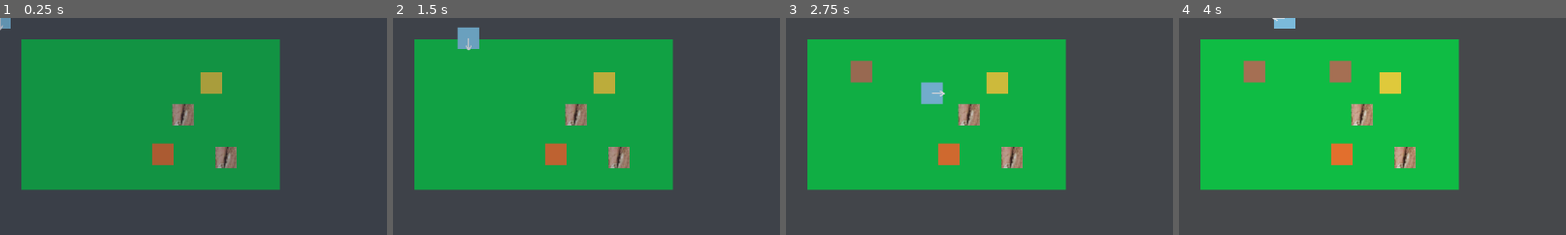
Above: before the commit, frames 1-4 (left to right).
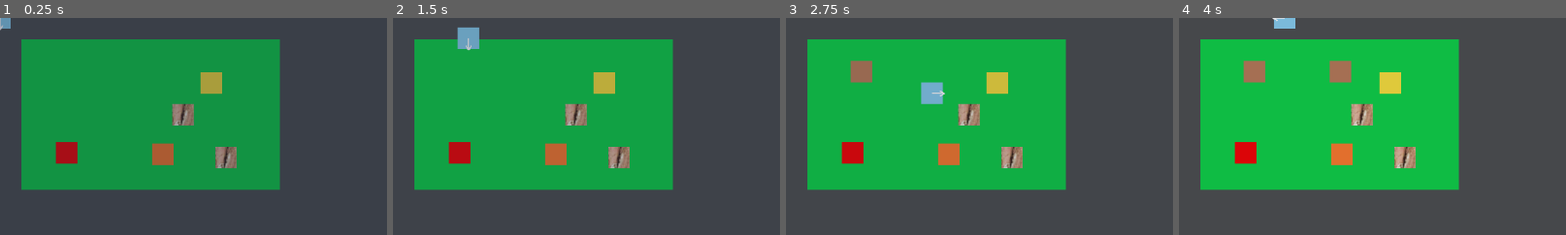
Above: after the commit, the same moments.

Repository: Elias-Fariz/agri-cultured
Game: Godot game, scene res://tscn/Farm.tscn
Same seed, same stepped clock (60 frames per second), same inputs: the game is played once before the commit and once after it.
Inputs:
- Up to frame 1 (0.25 s): no input
- Up to frame 2 (1.5 s): tap Enter at 0.5 s; hold D (move_right) 0.53-1.28 s; hold Space (tool) 0.53-1.28 s; tap P (plant_seed, bound only after the commit) at 0.8, 1.35 s; hold S (move_down) from 1.28 s (still down)
- Up to frame 3 (2.75 s): tap Space (tool) at 1.55 s; release S (move_down) at 2.03 s; hold D (move_right) from 2.03 s (still down); hold E (interact) from 2.03 s (still down); tap P (plant_seed, bound only after the commit) at 2.3 s
- Up to frame 4 (4 s): release D (move_right) at 2.78 s; release E (interact) at 2.78 s; hold W (move_up) 2.78-3.53 s; tap Space (tool) at 2.85 s; hold A (move_left) from 3.53 s (still down); hold P (plant_seed, bound only after the commit) from 3.53 s (still down)
The pictures show only the part of the screen within x 0-50%, y 0-50%; the shares and areas given below are measured in that part.

The runs differ from the first frame. In frame 1, 0.6% of the frame differs, in the area x 14-21%, y 57-68%; in frame 2, 0.6%; in frame 3, 0.6%; in frame 4, 0.6%.

Commit message:
crops, growth, and harvest
added planting crops, waiting days to grow, and harvesting them at full

Diff:
--- a/project.godot
+++ b/project.godot
@@ -57,3 +57,8 @@
 "events": [Object(InputEventKey,"resource_local_to_scene":false,"resource_name":"","device":-1,"window_id":0,"alt_press …(192 unchanged characters)…
 ]
 }
+plant_seed={
+"deadzone": 0.2,
+"events": [Object(InputEventKey,"resource_local_to_scene":false,"resource_name":"","device":-1,"window_id":0,"alt_pressed":false,"shift_pressed":false,"ctrl_pressed":false,"meta_pressed":false,"pressed":false,"keycode":0,"physical_keycode":80,"key_label":0,"unicode":112,"location":0,"echo":false,"script":null)
+]
+}
--- a/scripts/Farm.gd
+++ b/scripts/Farm.gd
@@ -19,15 +19,43 @@
 @export var chops_to_fell: int = 3
 var tree_chops: Dictionary = {}  # { Vector2i: int }
 
+# --- Crop system ---
+@export var crops_source_id: int = 1  # IMPORTANT: set this to crops.png source ID in the Objects TileSet
+
+# Crop definitions: add new crops here later.
+# - stages: atlas coords in crops.png
+# - days: how many days each stage lasts (final stage can be huge like 9999)
+# - harvest_item: what to add to inventory on harvest
+var crop_defs := {
+	"watermelon": {
+		"stages": [Vector2i(0,0), Vector2i(1,0), Vector2i(2,0)],   # seed, stalk, ripe
+		"days":   [1, 1, 9999],                                   # tune this
+		"harvest_item": "Watermelon",
+	}
+}
+
+# crop_state[cell] = { "type": String, "stage": int, "days_left": int }
+var crop_state: Dictionary = {}
+# --- Crop system ---
+
+func _ready() -> void:
+	TimeManager.day_changed.connect(_on_day_changed)
+
+func _on_day_changed(_day: int) -> void:
+	_advance_all_crops_one_day()
+
+
 func _unhandled_input(event: InputEvent) -> void:
 	if event.is_action_pressed("tool"):
 		_tool_action()
+	if event.is_action_pressed("plant_seed"):
+		_try_plant_crop("watermelon")
 
 func _tool_action() -> void:
 	if GameState.is_gameplay_locked():
 		return
 
-	# If player is exhausted, block tool use completely
+	# If exhausted, block tool use
 	if GameState.exhausted and GameState.energy <= 0:
 		print("Too exhausted to use tools!")
 		return
@@ -36,7 +64,7 @@
 	var step := Vector2i(int(player.facing.x), int(player.facing.y))
 	var target_cell := player_cell + step
 
-	# Priority 1: chop tree if present
+	# 1) Trees/rocks first
 	if _cell_has_tree(target_cell):
 		if not GameState.spend_energy(GameState.tool_action_cost):
 			print("No energy to chop!")
@@ -44,14 +72,102 @@
 		_chop_tree(target_cell)
 		return
 
-	# Priority 2: till ground (only if it actually changes a tile)
+	# 2) Harvest ripe crops
+	if _is_crop_ripe(target_cell):
+		if not GameState.spend_energy(GameState.tool_action_cost):
+			print("No energy to harvest!")
+			return
+		_harvest_crop(target_cell)
+		return
+
+	# 3) Otherwise till
 	if _can_till_ground(target_cell):
 		if not GameState.spend_energy(GameState.tool_action_cost):
 			print("No energy to till!")
 			return
 		_try_till_ground(target_cell)
 	else:
-		print("Nothing to till here.")
+		print("Nothing to do here.")
+
+func _try_plant_crop(crop_name: String) -> void:
+	if GameState.is_gameplay_locked():
+		return
+	if not crop_defs.has(crop_name):
+		print("Unknown crop: ", crop_name)
+		return
+
+	var player_cell: Vector2i = ground.local_to_map(ground.to_local(player.global_position))
+	var step := Vector2i(int(player.facing.x), int(player.facing.y))
+	var cell := player_cell + step
+
+	# Must be tilled soil
+	var src := ground.get_cell_source_id(0, cell)
+	var atlas := ground.get_cell_atlas_coords(0, cell)
+	if not (src == ground_source_id and atlas == tilled_coords):
+		print("Not tilled soil; can't plant.")
+		return
+
+	# Must not already have an object/crop there
+	if objects.get_cell_source_id(0, cell) != -1:
+		print("Something already on that tile.")
+		return
+
+	var def: Dictionary = crop_defs[crop_name]
+	var stages: Array = def["stages"]
+	var days: Array = def["days"]
+
+	# Plant stage 0
+	objects.set_cell(0, cell, crops_source_id, stages[0])
+
+	crop_state[cell] = {
+		"type": crop_name,
+		"stage": 0,
+		"days_left": int(days[0])
+	}
+
+	print("Planted ", crop_name, " at ", cell)
+
+
+func _advance_all_crops_one_day() -> void:
+	var cells := crop_state.keys()
+
+	for cell in cells:
+		var data: Dictionary = crop_state[cell]
+		var crop_name := String(data["type"])
+
+		# Crop definition might be missing if you renamed stuff
+		if not crop_defs.has(crop_name):
+			continue
+
+		var def: Dictionary = crop_defs[crop_name]
+		var stages: Array = def["stages"]
+		var days: Array = def["days"]
+
+		var stage: int = int(data["stage"])
+		var days_left: int = int(data["days_left"]) - 1
+		data["days_left"] = days_left
+
+		if days_left > 0:
+			crop_state[cell] = data
+			continue
+
+		# Stage finished, try to advance
+		var next_stage := stage + 1
+
+		# If already final stage, keep it there
+		if next_stage >= stages.size():
+			data["stage"] = stages.size() - 1
+			data["days_left"] = 9999
+			crop_state[cell] = data
+			continue
+
+		# Advance stage
+		data["stage"] = next_stage
+		data["days_left"] = int(days[next_stage])
+		crop_state[cell] = data
+
+		objects.set_cell(0, cell, crops_source_id, stages[next_stage])
+		print(crop_name, " grew to stage ", next_stage, " at ", cell)
 
 func _cell_has_tree(cell: Vector2i) -> bool:
 	# Objects TileMap uses the same cell coordinates if both TileMaps share tile size/origin
@@ -84,3 +200,38 @@
 	var src := ground.get_cell_source_id(0, cell)
 	var atlas := ground.get_cell_atlas_coords(0, cell)
 	return (src == ground_source_id and atlas == grass_coords)
+
+func _get_crop_at(cell: Vector2i) -> Dictionary:
+	if not crop_state.has(cell):
+		return {}
+	return crop_state[cell]
+
+func _is_crop_ripe(cell: Vector2i) -> bool:
+	if not crop_state.has(cell):
+		return false
+
+	var data: Dictionary = crop_state[cell]
+	var crop_name := String(data["type"])
+	if not crop_defs.has(crop_name):
+		return false
+
+	var def: Dictionary = crop_defs[crop_name]
+	var stages: Array = def["stages"]
+	var stage: int = int(data["stage"])
+
+	return stage >= (stages.size() - 1)
+
+func _harvest_crop(cell: Vector2i) -> void:
+	var data: Dictionary = crop_state[cell]
+	var crop_name := String(data["type"])
+	var def: Dictionary = crop_defs[crop_name]
+
+	# Remove the crop tile and its state
+	objects.erase_cell(0, cell)
+	crop_state.erase(cell)
+
+	# Add harvest item to inventory
+	var item := String(def["harvest_item"])
+	GameState.add_item(item)
+
+	print("Harvested ", crop_name, " at ", cell, " -> +1 ", item)
--- /dev/null
+++ b/tscn/Bed.tscn
@@ -0,0 +1,17 @@
+[gd_scene load_steps=4 format=3 uid="uid://be1wby7b2m0st"]
+
+[ext_resource type="Script" uid="uid://cfol50witfnin" path="res://scripts/Bed.gd" id="1_1kd7h"]
+[ext_resource type="Texture2D" uid="uid://cpkecnwhl7wbm" path="res://art/bed.PNG" id="2_i68xo"]
+
+[sub_resource type="RectangleShape2D" id="RectangleShape2D_ur3p0"]
+size = Vector2(32.5, 32)
+
+[node name="Bed" type="Area2D"]
+script = ExtResource("1_1kd7h")
+
+[node name="Sprite2D" type="Sprite2D" parent="."]
+texture = ExtResource("2_i68xo")
+
+[node name="CollisionShape2D" type="CollisionShape2D" parent="."]
+position = Vector2(-0.25, 0)
+shape = SubResource("RectangleShape2D_ur3p0")
--- a/tscn/Farm.tscn
+++ b/tscn/Farm.tscn
@@ -1,15 +1,17 @@
-[gd_scene load_steps=16 format=3 uid="uid://6ni01dvcs2m2"]
+[gd_scene load_steps=19 format=3 uid="uid://6ni01dvcs2m2"]
 
 [ext_resource type="Script" uid="uid://cevvm7fnmvrhe" path="res://scripts/Farm.gd" id="1_vobxb"]
 [ext_resource type="Texture2D" uid="uid://bsldlblkqkem5" path="res://art/tiles.png" id="2_mre8b"]
 [ext_resource type="Texture2D" uid="uid://caerjv5h3fdyv" path="res://art/tree.png" id="3_d13le"]
 [ext_resource type="PackedScene" uid="uid://dv7wem6ftpvdd" path="res://tscn/Player.tscn" id="3_vobxb"]
+[ext_resource type="Texture2D" uid="uid://b6q6p1rqkpdec" path="res://art/crops.png" id="4_stcfw"]
 [ext_resource type="PackedScene" uid="uid://d3xqpf5v6a8cl" path="res://tscn/Chest.tscn" id="5_2ywwf"]
 [ext_resource type="Texture2D" uid="uid://bq8o1e8mbe7qm" path="res://art/door.PNG" id="6_mre8b"]
 [ext_resource type="Script" uid="uid://sh30tjkuwdh7" path="res://scripts/DoorToHouse.gd" id="7_d13le"]
 [ext_resource type="PackedScene" uid="uid://ci8kga43aovsx" path="res://ui/DayNightOverlay.tscn" id="8_2ywwf"]
 [ext_resource type="PackedScene" uid="uid://dtrn2d385g5ul" path="res://ui/InventoryUI.tscn" id="8_og6c6"]
 [ext_resource type="PackedScene" uid="uid://d1qqa5bygrbsp" path="res://ui/HUD.tscn" id="10_1mjdy"]
+[ext_resource type="PackedScene" uid="uid://be1wby7b2m0st" path="res://tscn/Bed.tscn" id="12_b7ap2"]
 
 [sub_resource type="TileSetAtlasSource" id="TileSetAtlasSource_pqap4"]
 texture = ExtResource("2_mre8b")
@@ -28,10 +30,18 @@
 0:0/0 = 0
 0:0/0/physics_layer_0/polygon_0/points = PackedVector2Array(-16, -16, 16, -16, 16, 16, -16, 16)
 
+[sub_resource type="TileSetAtlasSource" id="TileSetAtlasSource_b7ap2"]
+texture = ExtResource("4_stcfw")
+texture_region_size = Vector2i(32, 32)
+0:0/0 = 0
+1:0/0 = 0
+2:0/0 = 0
+
 [sub_resource type="TileSet" id="TileSet_2ywwf"]
 tile_size = Vector2i(32, 32)
 physics_layer_0/collision_layer = 1
 sources/0 = SubResource("TileSetAtlasSource_og6c6")
+sources/1 = SubResource("TileSetAtlasSource_b7ap2")
 
 [sub_resource type="RectangleShape2D" id="RectangleShape2D_og6c6"]
 
@@ -71,3 +81,6 @@
 [node name="InventoryUI" parent="." instance=ExtResource("8_og6c6")]
 
 [node name="HUD" parent="." instance=ExtResource("10_1mjdy")]
+
+[node name="Bed" parent="." instance=ExtResource("12_b7ap2")]
+position = Vector2(99, 201)
--- a/tscn/House.tscn
+++ b/tscn/House.tscn
@@ -8,8 +8,7 @@
 [ext_resource type="PackedScene" uid="uid://ci8kga43aovsx" path="res://ui/DayNightOverlay.tscn" id="6_1y4db"]
 [ext_resource type="PackedScene" uid="uid://dtrn2d385g5ul" path="res://ui/InventoryUI.tscn" id="6_8rafo"]
 [ext_resource type="PackedScene" uid="uid://d1qqa5bygrbsp" path="res://ui/HUD.tscn" id="8_harv6"]
-[ext_resource type="Script" uid="uid://cfol50witfnin" path="res://scripts/Bed.gd" id="9_y3bo4"]
-[ext_resource type="Texture2D" uid="uid://cpkecnwhl7wbm" path="res://art/bed.PNG" id="10_obga2"]
+[ext_resource type="PackedScene" uid="uid://be1wby7b2m0st" path="res://tscn/Bed.tscn" id="9_xjdd2"]
 
 [sub_resource type="TileSetAtlasSource" id="TileSetAtlasSource_bfwu5"]
 texture = ExtResource("1_4ogyy")
@@ -20,9 +19,6 @@
 sources/0 = SubResource("TileSetAtlasSource_bfwu5")
 
 [sub_resource type="RectangleShape2D" id="RectangleShape2D_eym5a"]
-
-[sub_resource type="RectangleShape2D" id="RectangleShape2D_ur3p0"]
-size = Vector2(32.5, 32)
 
 [node name="House" type="Node2D"]
 script = ExtResource("1_hk67c")
@@ -54,13 +50,5 @@
 
 [node name="HUD" parent="." instance=ExtResource("8_harv6")]
 
-[node name="Bed" type="Area2D" parent="."]
-position = Vector2(179, 82)
-script = ExtResource("9_y3bo4")
-
-[node name="Sprite2D" type="Sprite2D" parent="Bed"]
-texture = ExtResource("10_obga2")
-
-[node name="CollisionShape2D" type="CollisionShape2D" parent="Bed"]
-position = Vector2(-0.25, 0)
-shape = SubResource("RectangleShape2D_ur3p0")
+[node name="Bed" parent="." instance=ExtResource("9_xjdd2")]
+position = Vector2(135, 87)
Binary file added: art/crops.png
Not shown, added: art/crops.png.import
Not shown, changed: requirements.txt
Not shown: 1 places in tscn/House.tscn that only renumber resources
